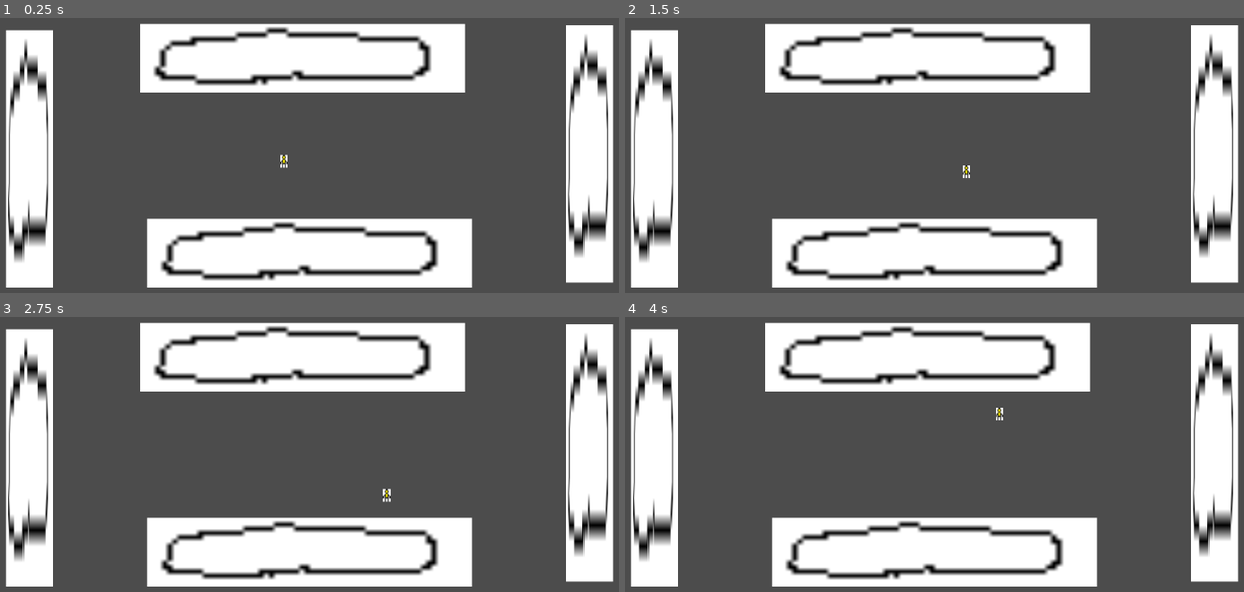
Above: before the commit, frames 1-4 (two rows, left to right).
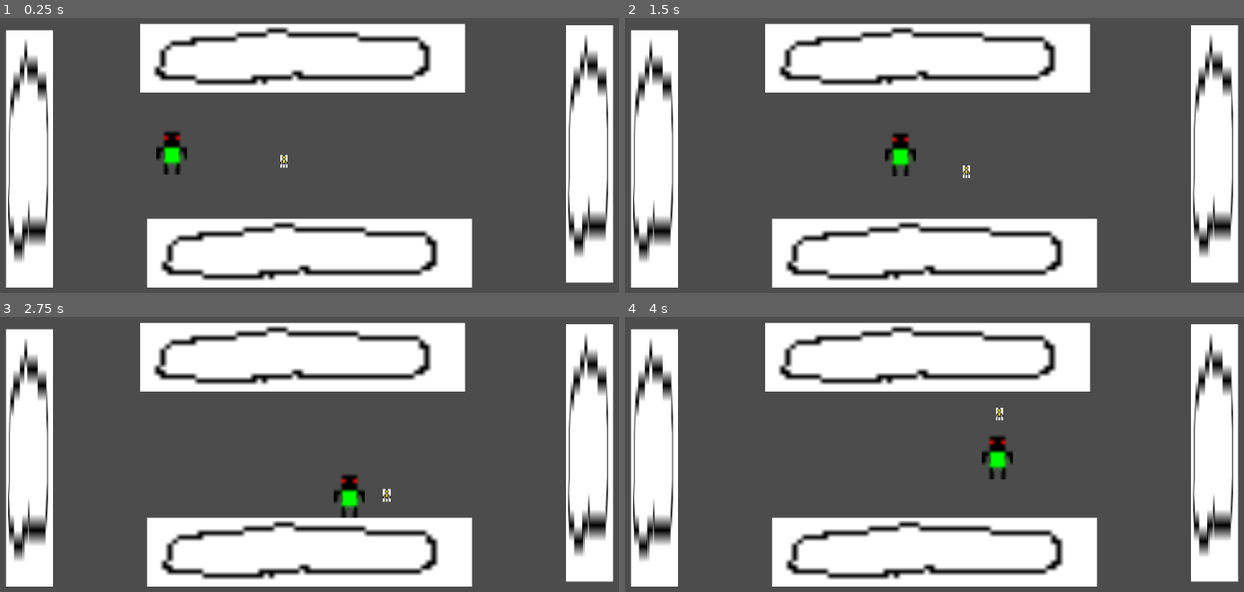
Above: after the commit, the same moments.

Repository: Ninja-Koala/jamshooter
Game: Godot game, scene res://main.tscn
The game is run twice, just before and just after one commit, with the same random seed, the same clock (stepped at 60 frames per second) and the same inputs.
Inputs:
- Up to frame 1 (0.25 s): no input
- Up to frame 2 (1.5 s): tap Enter at 0.5 s; hold D 0.53-1.28 s; hold S from 1.28 s (still down)
- Up to frame 3 (2.75 s): release S at 2.03 s; hold D from 2.03 s (still down)
- Up to frame 4 (4 s): release D at 2.78 s; hold W 2.78-3.53 s; hold A from 3.53 s (still down)

The runs differ from the first frame. In frame 1, 0.5% of the frame differs, in the area x 25-31%, y 41-57%; in frame 2, 0.5%; in frame 3, 0.5%; in frame 4, 0.5%, in the area x 57-63%, y 43-60%.

Commit message:
Mob Movement

Diff:
--- /dev/null
+++ b/entities/Mob1.gd
@@ -0,0 +1,38 @@
+extends KinematicBody2D
+
+# class member variables go here, for example:
+# var a = 2
+# var b = "textvar"
+const ACCELERATION_FACTOR = Vector2(15, 20)
+const MAX_SPEED = Vector2(120, 200)
+const FRICTION = Vector2(10, 10)
+
+var move_force = Vector2(0, 0)
+var speed = Vector2(0, 0)
+
+func _ready():
+	# Called when the node is added to the scene for the first time.
+	# Initialization here
+	pass
+
+func _process(delta):
+	# Called every frame. Delta is time since last frame.
+	# Update game logic here.
+	var player = get_parent().get_node("Player")
+	var move_unscaled = player.get_transform().get_origin()-get_transform().get_origin()
+	move_force=move_unscaled*1/move_unscaled.length()
+
+func _physics_process(delta):
+	# Beschleunigung berechnen
+	var acceleration = move_force * ACCELERATION_FACTOR
+	var friction = Vector2(-sign(speed.x) * FRICTION.x, -sign(speed.y) * FRICTION.y)
+	var move_speed = acceleration + speed + friction
+
+	# Geschwindigkeit begrenzen
+	if abs(move_speed.x) > MAX_SPEED.x:
+		move_speed.x = sign(move_speed.x) * MAX_SPEED.x
+	if abs(move_speed.y) > MAX_SPEED.y:
+		move_speed.y = sign(move_speed.y) * MAX_SPEED.y
+
+	# Bewegung
+	speed = move_and_slide(move_speed)
--- a/entities/Mob1.tscn
+++ b/entities/Mob1.tscn
@@ -1,25 +1,27 @@
-[gd_scene load_steps=3 format=2]
+[gd_scene load_steps=4 format=2]
 
-[ext_resource path="res://sprites/enemy.png" type="Texture" id=1]
+[ext_resource path="res://entities/Mob1.gd" type="Script" id=1]
+[ext_resource path="res://sprites/enemy.png" type="Texture" id=2]
 
 [sub_resource type="RectangleShape2D" id=1]
 
 custom_solver_bias = 0.0
 extents = Vector2( 10, 10 )
 
-[node name="Mob1" type="KinematicBody2D" index="0"]
+[node name="Mob1" type="KinematicBody2D"]
 
 scale = Vector2( 0.666666, 1 )
 input_pickable = false
 collision_layer = 1
 collision_mask = 1
 collision/safe_margin = 0.08
+script = ExtResource( 1 )
 _sections_unfolded = [ "Material", "Transform", "Visibility" ]
 
 [node name="Sprite" type="Sprite" parent="." index="0"]
 
 scale = Vector2( 8.25, 5.5 )
-texture = ExtResource( 1 )
+texture = ExtResource( 2 )
 _sections_unfolded = [ "Transform" ]
 
 [node name="CollisionShape2D" type="CollisionShape2D" parent="." index="1"]
--- a/entities/Player.tscn
+++ b/entities/Player.tscn
@@ -8,7 +8,7 @@
 custom_solver_bias = 0.0
 extents = Vector2( 31.8389, 31.7187 )
 
-[node name="Player" type="KinematicBody2D" index="0"]
+[node name="Player" type="KinematicBody2D"]
 
 scale = Vector2( 0.603221, 1 )
 input_pickable = false
--- a/main.tscn
+++ b/main.tscn
@@ -1,9 +1,10 @@
-[gd_scene load_steps=3 format=2]
+[gd_scene load_steps=4 format=2]
 
 [ext_resource path="res://obstacles/TestWall.tscn" type="PackedScene" id=1]
 [ext_resource path="res://entities/Player.tscn" type="PackedScene" id=2]
+[ext_resource path="res://entities/Mob1.tscn" type="PackedScene" id=3]
 
-[node name="Node2D" type="Node2D"]
+[node name="Node2D" type="Node2D" index="0"]
 
 [node name="Environment" type="Node2D" parent="." index="0"]
 
@@ -30,3 +31,7 @@
 [node name="Player" parent="." index="1" instance=ExtResource( 2 )]
 
 position = Vector2( 457, 266 )
+
+[node name="Mob1" parent="." index="2" instance=ExtResource( 3 )]
+
+position = Vector2( 286.441, 251.769 )
Not shown, added: sprites/bg_wall.png.import
Not shown, added: sprites/wall.png.import
